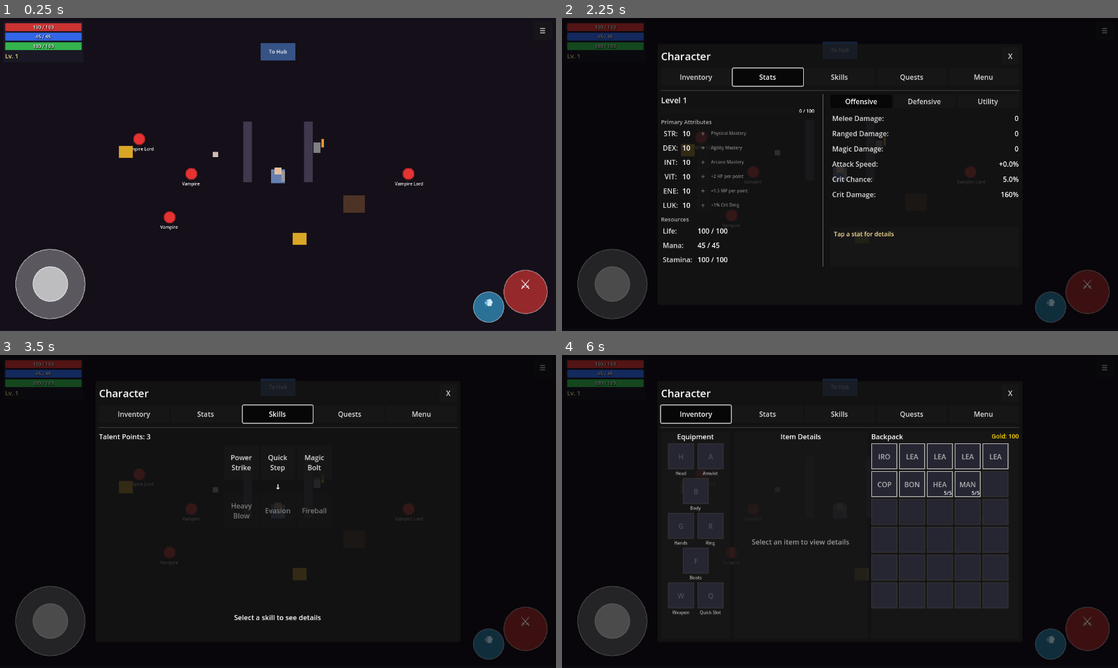
Above: before the commit, frames 1-4 (two rows, left to right).
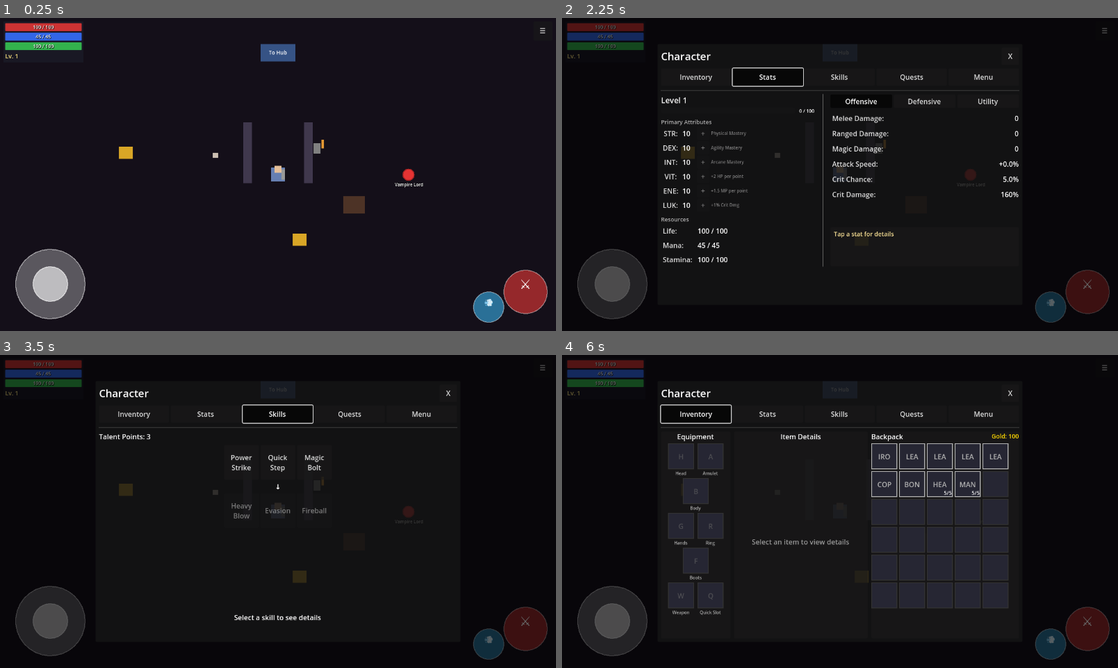
Above: after the commit, the same moments.

Repository: MatousHruska/MobileTestia
Game: Godot game, scene res://scenes/world/zone_crypt.tscn
The game is run twice, just before and just after one commit, with the same random seed, the same clock (stepped at 60 frames per second) and the same inputs. This scene is started directly instead of the project's main scene.
Inputs:
- Up to frame 1 (0.25 s): no input
- Up to frame 2 (2.25 s): click "☰" at 0.5 s; click "Inventory" at 1.25 s; click "Stats" at 2 s
- Up to frame 3 (3.5 s): click "Skills" at 2.75 s
- Up to frame 4 (6 s): click "Quests" at 3.5 s; click "Active" at 4.25 s; click "Completed" at 5 s; click "Inventory" at 5.75 s

The runs differ from the first frame. In frame 1, 0.6% of the frame differs, in the area x 21-77%, y 8-73%; in frame 2, 0.3%; in frame 3, 0.3%; in frame 4, less than 0.1%.

Commit message:
Replace zone enemy spawning with EnemySpawnPoint system
- Disable legacy spawn_enemies in zone_base.gd (default false)
- Add EnemySpawnPoint nodes to zone_meadow (3 zombie spawns)
- Add EnemySpawnPoint nodes to zone_forest (4 ghoul spawns)
- Add EnemySpawnPoint nodes to zone_crypt (3 vampire + 1 boss spawn)
- Remove enemy_spawn_positions from all zone scenes
- Enemies now spawn via the new SpawnPoint system with database presets

Diff:
--- a/scenes/world/zone_crypt.tscn
+++ b/scenes/world/zone_crypt.tscn
@@ -7,6 +7,7 @@
 [ext_resource type="Script" path="res://scripts/world/zone_transition.gd" id="6_transition"]
 [ext_resource type="Script" path="res://scripts/interactable/chest_spawn_point.gd" id="7_chest_spawn"]
 [ext_resource type="Script" path="res://scripts/interactable/lever.gd" id="8_lever"]
+[ext_resource type="Script" path="res://scripts/npc/spawn_point.gd" id="9_spawn_point"]
 
 [sub_resource type="RectangleShape2D" id="RectangleShape2D_trans"]
 size = Vector2(80, 40)
@@ -15,7 +16,6 @@
 script = ExtResource("4_zone")
 zone_id = "zone_crypt"
 zone_name = "Ancient Crypt"
-enemy_spawn_positions = Array[Vector2]([Vector2(-200, 0), Vector2(-320, -80), Vector2(-250, 100), Vector2(300, 0)])
 
 [node name="Background" type="ColorRect" parent="."]
 offset_left = -640.0
@@ -73,6 +73,26 @@
 
 [node name="Enemies" type="Node2D" parent="."]
 
+[node name="SpawnPoint1" type="Node2D" parent="Enemies"]
+position = Vector2(-200, 0)
+script = ExtResource("9_spawn_point")
+preset_id = "sp_crypt_vampires"
+
+[node name="SpawnPoint2" type="Node2D" parent="Enemies"]
+position = Vector2(-320, -80)
+script = ExtResource("9_spawn_point")
+preset_id = "sp_crypt_vampires"
+
+[node name="SpawnPoint3" type="Node2D" parent="Enemies"]
+position = Vector2(-250, 100)
+script = ExtResource("9_spawn_point")
+preset_id = "sp_crypt_vampires"
+
+[node name="VampireLordSpawn" type="Node2D" parent="Enemies"]
+position = Vector2(300, 0)
+script = ExtResource("9_spawn_point")
+preset_id = "sp_vampire_lord_boss"
+
 [node name="ChestSpawns" type="Node2D" parent="."]
 
 [node name="CryptChest1" type="Marker2D" parent="ChestSpawns"]
--- a/scenes/world/zone_forest.tscn
+++ b/scenes/world/zone_forest.tscn
@@ -7,6 +7,7 @@
 [ext_resource type="Script" path="res://scripts/world/zone_transition.gd" id="6_transition"]
 [ext_resource type="Script" path="res://scripts/interactable/chest_spawn_point.gd" id="7_chest_spawn"]
 [ext_resource type="Script" path="res://scripts/interactable/unlockable_door.gd" id="8_door"]
+[ext_resource type="Script" path="res://scripts/npc/spawn_point.gd" id="9_spawn_point"]
 
 [sub_resource type="RectangleShape2D" id="RectangleShape2D_trans"]
 size = Vector2(80, 40)
@@ -24,7 +25,6 @@
 script = ExtResource("4_zone")
 zone_id = "zone_forest"
 zone_name = "Dark Forest"
-enemy_spawn_positions = Array[Vector2]([Vector2(-180, 30), Vector2(-300, -100), Vector2(-220, 150), Vector2(-350, 50)])
 
 [node name="Background" type="ColorRect" parent="."]
 offset_left = -640.0
@@ -64,6 +64,26 @@
 color = Color(0.1, 0.2, 0.05, 1)
 
 [node name="Enemies" type="Node2D" parent="."]
+
+[node name="SpawnPoint1" type="Node2D" parent="Enemies"]
+position = Vector2(-180, 30)
+script = ExtResource("9_spawn_point")
+preset_id = "sp_forest_ghouls"
+
+[node name="SpawnPoint2" type="Node2D" parent="Enemies"]
+position = Vector2(-300, -100)
+script = ExtResource("9_spawn_point")
+preset_id = "sp_forest_ghouls"
+
+[node name="SpawnPoint3" type="Node2D" parent="Enemies"]
+position = Vector2(-220, 150)
+script = ExtResource("9_spawn_point")
+preset_id = "sp_forest_ghouls"
+
+[node name="SpawnPoint4" type="Node2D" parent="Enemies"]
+position = Vector2(-350, 50)
+script = ExtResource("9_spawn_point")
+preset_id = "sp_forest_ghouls"
 
 [node name="ChestSpawns" type="Node2D" parent="."]
 
--- a/scenes/world/zone_meadow.tscn
+++ b/scenes/world/zone_meadow.tscn
@@ -7,6 +7,7 @@
 [ext_resource type="Script" uid="uid://cayikglml6hs4" path="res://scripts/world/zone_transition.gd" id="6_transition"]
 [ext_resource type="Script" uid="uid://bxs48qilberw1" path="res://scripts/interactable/chest_spawn_point.gd" id="7_chest_spawn"]
 [ext_resource type="Script" path="res://scripts/interactable/unlockable_door.gd" id="8_door"]
+[ext_resource type="Script" path="res://scripts/npc/spawn_point.gd" id="9_spawn_point"]
 
 [sub_resource type="RectangleShape2D" id="RectangleShape2D_trans"]
 size = Vector2(80, 40)
@@ -24,7 +25,6 @@
 script = ExtResource("4_zone")
 zone_id = "zone_meadow"
 zone_name = "Peaceful Meadow"
-enemy_spawn_positions = Array[Vector2]([Vector2(-200, 50), Vector2(-280, -60), Vector2(-150, 120)])
 
 [node name="Background" type="ColorRect" parent="."]
 offset_left = -640.0
@@ -149,6 +149,21 @@
 [node name="Interactables" type="Node2D" parent="."]
 
 [node name="Enemies" type="Node2D" parent="."]
+
+[node name="SpawnPoint1" type="Node2D" parent="Enemies"]
+position = Vector2(-200, 50)
+script = ExtResource("9_spawn_point")
+preset_id = "sp_meadow_zombies"
+
+[node name="SpawnPoint2" type="Node2D" parent="Enemies"]
+position = Vector2(-280, -60)
+script = ExtResource("9_spawn_point")
+preset_id = "sp_meadow_zombies"
+
+[node name="SpawnPoint3" type="Node2D" parent="Enemies"]
+position = Vector2(-150, 120)
+script = ExtResource("9_spawn_point")
+preset_id = "sp_meadow_zombies"
 
 [node name="ChestSpawns" type="Node2D" parent="."]
 
--- a/scripts/world/zone_base.gd
+++ b/scripts/world/zone_base.gd
@@ -1,14 +1,14 @@
 extends Node2D
 class_name ZoneBase
 ## ZoneBase - Base script for game zones
-## Handles zone setup, player spawning, and enemy spawning from database
+## Handles zone setup, player spawning, and enemy spawning via EnemySpawnPoints
 
 ## Zone identification - links to zones database
 @export var zone_id: String = ""
 @export var zone_name: String = "Unknown Zone"
 
-## Enemy spawning
-@export var spawn_enemies: bool = true
+## Legacy enemy spawning (DEPRECATED - use EnemySpawnPoint nodes instead)
+@export var spawn_enemies: bool = false
 @export var enemy_spawn_positions: Array[Vector2] = []
 
 ## Auto-find references
@@ -28,8 +28,9 @@
 	if Game.game_time < 1.0:
 		Inventory.add_starting_items()
 
-	# Spawn enemies from database
+	# Legacy spawn system (deprecated - use EnemySpawnPoint nodes instead)
 	if spawn_enemies:
+		Debug.warn("Zone", "Using deprecated spawn_enemies - migrate to EnemySpawnPoint nodes")
 		_spawn_zone_enemies()
 
 
